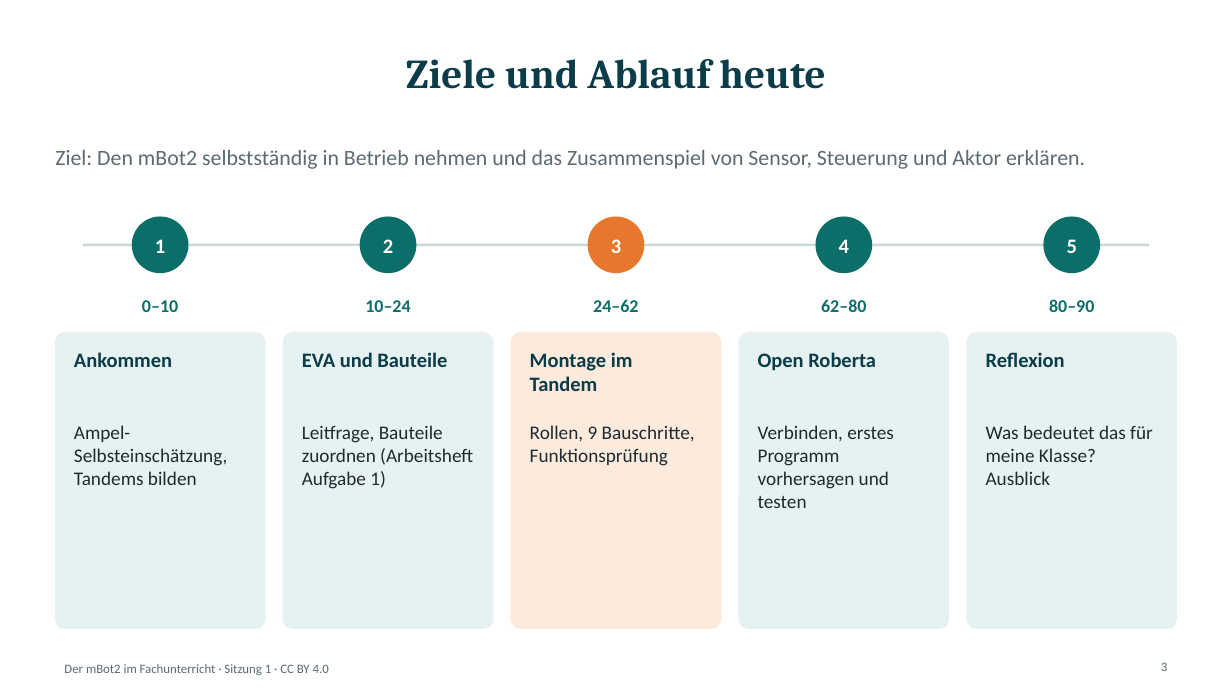
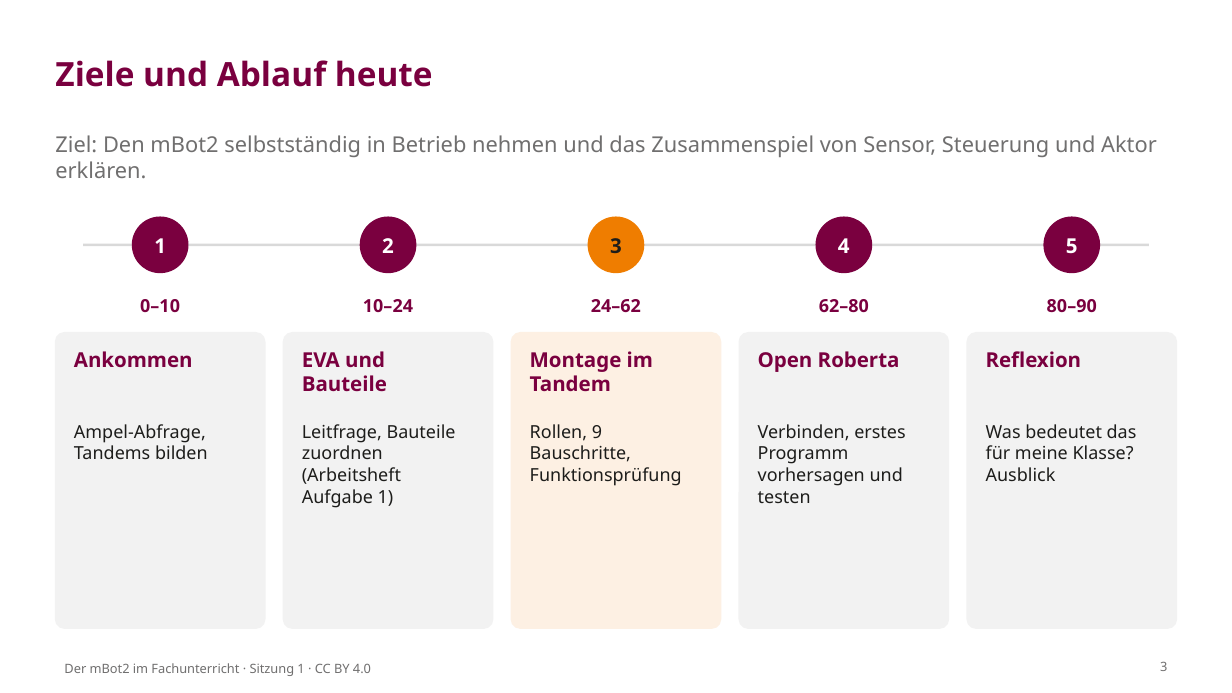
Before and after one commit to OVGU-VET-TechEd/MBOT2_Weiterbildung, a slide deck: slide 3 of Session_1_Aufbau_und_EVA/S1_Folien.pptx. Drawn at 1232x693 pixels with LibreOffice and Linux fonts; fonts in the diff are those of the drawing; background and template pictures are left out. Boxes give left, top, right and bottom in pixels: in the first picture for what was removed or moved away, otherwise in the second. Text is boxed around its words. In the diff, an @@ line names an element or a change of style, - is before the commit and + after.

```diff
--- a/Session_1_Aufbau_und_EVA/S1_Folien.pptx
+++ b/Session_1_Aufbau_und_EVA/S1_Folien.pptx
@@ title "Ziele und Ablauf heute" at <box>55,60,433,87</box>: size 32 to 26 pt, font Cambria to Noto Sans, text colour #0B3C49 to #7A003F; alignment centre to left @@
@@ text "3" at <box>610,238,622,253</box>: font Calibri to Noto Sans, text colour #FFFFFF to #1D1D1B @@
@@ ellipse at <box>589,217,644,273</box>: fill #E8772E to #EF7D00; outline #E8772E 1 pt to #EF7D00 1 pt @@
@@ font Calibri to Noto Sans in 4 elements at <box>154,238,166,253</box>, <box>382,238,394,253</box>, <box>838,238,850,253</box>, <box>1066,238,1078,254</box> @@
@@ fill #0B6E69 to #7A003F; outline #0B6E69 1 pt to #7A003F 1 pt in 4 elements at <box>132,217,188,273</box>, <box>360,217,416,273</box>, <box>816,217,872,273</box>, <box>1044,217,1100,273</box> @@
@@ line (83, 245) - (1149, 245): stroke #C9DAD8 2 pt to #D9D9D9 2 pt @@
@@ font Calibri to Noto Sans, text colour #0B6E69 to #7A003F in 5 elements at <box>140,299,180,312</box>, <box>363,299,413,312</box>, <box>591,299,641,313</box>, <box>819,299,869,313</box>, <box>1047,299,1097,313</box> @@
@@ rounded rectangle at <box>511,333,721,628</box>: fill #FCEBDD to #FDF0E3; outline #FCEBDD 1 pt to #FDF0E3 1 pt @@
@@ fill #E6F2F1 to #F2F2F2; outline #E6F2F1 1 pt to #F2F2F2 1 pt in 4 elements at <box>55,333,265,628</box>, <box>284,333,494,628</box>, <box>739,333,949,628</box>, <box>968,333,1177,628</box> @@
@@ font Calibri to Noto Sans, text colour #0B3C49 to #7A003F in 5 elements at <box>74,351,193,368</box>, <box>302,351,387,392</box>, <box>530,351,653,392</box>, <box>758,351,900,372</box>, <box>986,351,1082,368</box> @@
@@ text at <box>74,424,208,459</box>: text changed; size 15 to 14 pt; font Calibri to Noto Sans; text colour #1F2A30 to #1D1D1B @@
-Ampel-Selbsteinschätzung, Tandems bilden
+Ampel-Abfrage, Tandems bilden
@@ size 15 to 14 pt, font Calibri to Noto Sans, text colour #1F2A30 to #1D1D1B in 4 elements at <box>302,424,456,508</box>, <box>530,424,682,486</box>, <box>758,424,905,503</box>, <box>986,424,1137,481</box> @@
@@ font Calibri to Noto Sans, text colour #5B6B73 to #706F6F in 3 elements at <box>55,135,1157,178</box>, <box>1160,662,1167,671</box>, <box>64,663,371,676</box> @@
```
Also in this commit, not shown: 13 other slides changed, 57 other files.
